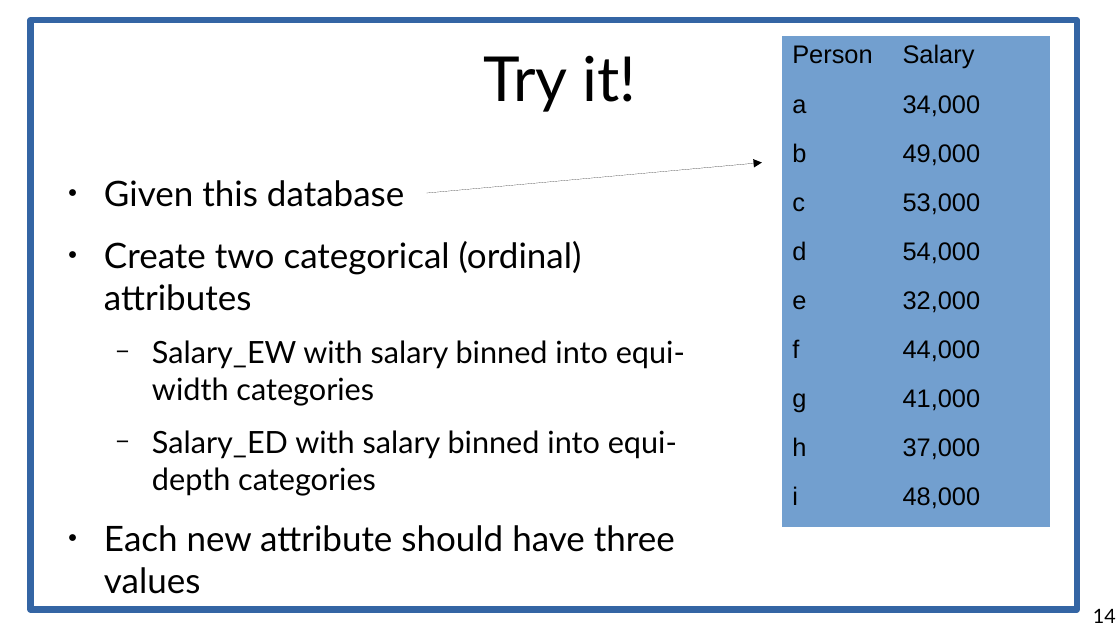
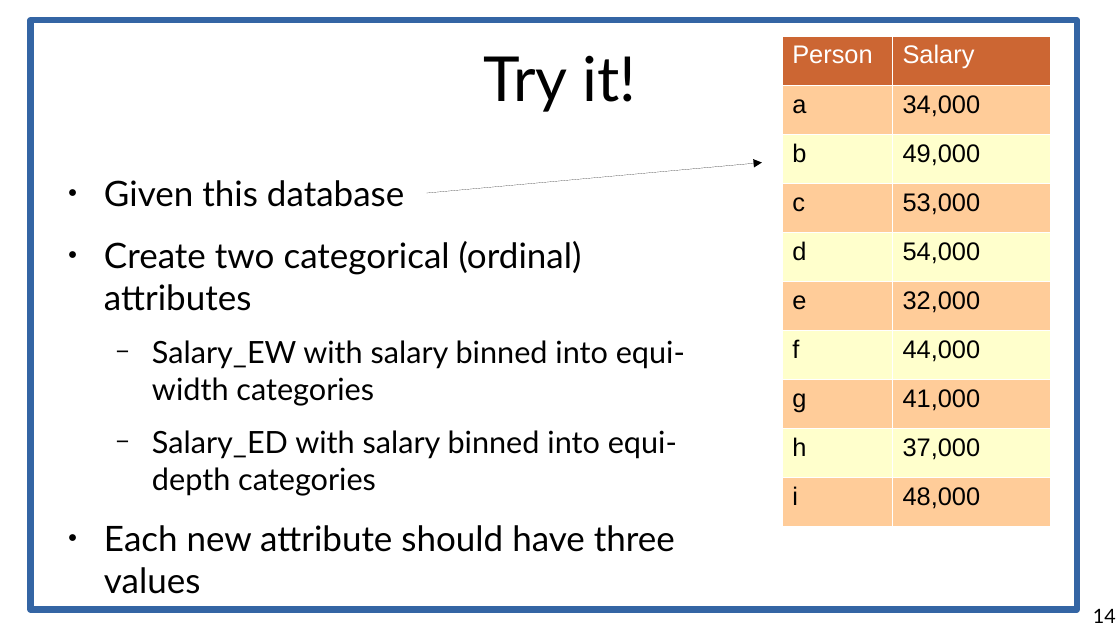
Before and after one commit to marco-calautti/data-mining-course, a slide deck: slide 14 of theory/tt02_data_preparation.odp. Drawn at 1120x630 pixels with LibreOffice and Linux fonts; fonts in the diff are those of the drawing. Boxes give left, top, right and bottom in pixels: in the first picture for what was removed or moved away, otherwise in the second. Text is boxed around its words. In the diff, an @@ line names an element or a change of style, - is before the commit and + after.

Commit message:
Ready

```diff
--- a/theory/tt02_data_preparation.odp
+++ b/theory/tt02_data_preparation.odp
@@ table at (x1=783, y1=36, x2=1051, y2=526) @@
@@ fill #729FCF to #CC6633 in row 1 @@
@@ fill #729FCF to #FFCC99 in 10 cells @@
@@ fill #729FCF to #FFFFCC in 8 cells @@
@@ text colour #000000 to #FFFFFF in "Person", "Salary" @@
@@ borders changed @@
```
Also in this commit, not shown: 1 other slide changed.
